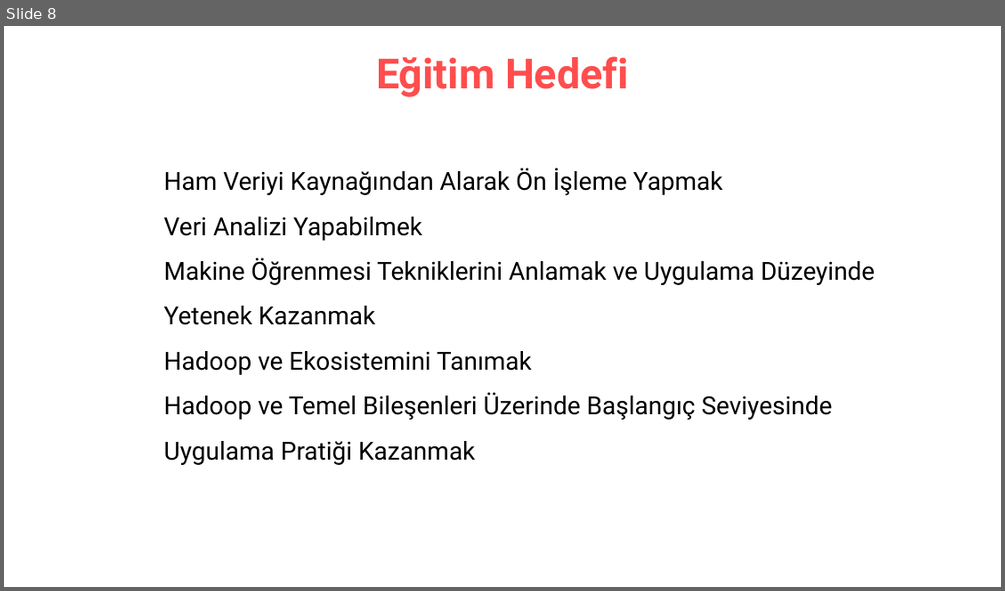
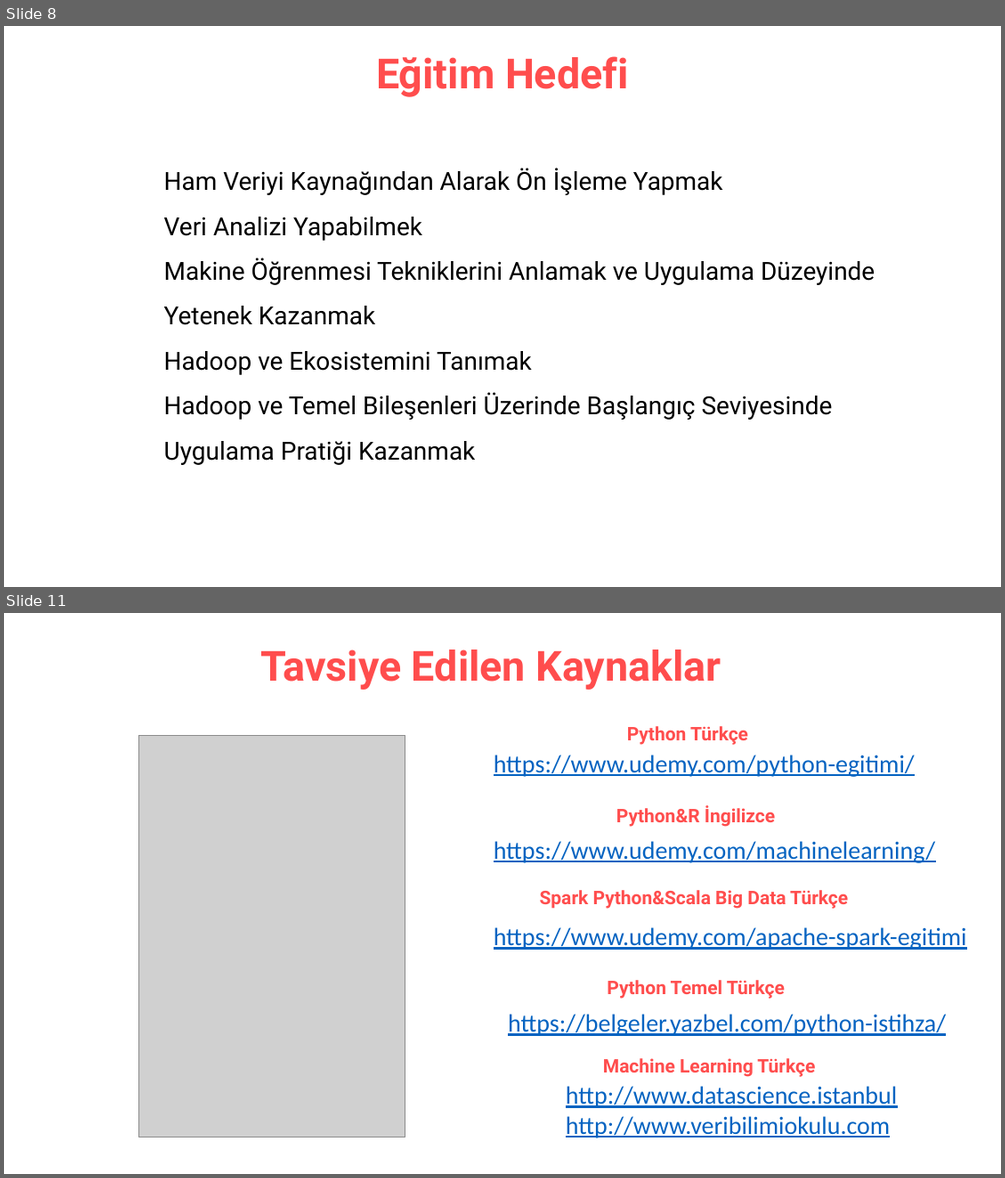
Before and after one commit to erkansirin78/preprocessing-analysis-ml-dl-big-data, a slide deck: acilis_sunumu.pptx. Shown one above the other, each under a label of ours: slide 8 before the commit, slides 8 and 11 after it; the slides between them are not shown. The pictures are 1005x591 and 1005x1178 pixels, drawn with LibreOffice and Linux fonts; fonts in the diff are those of the drawing; grey boxes stand for pictures. Boxes give left, top, right and bottom in pixels: in the first picture for what was removed or moved away, otherwise in the second. Text is boxed around its words. In the diff, an @@ line names an element or a change of style, - is before the commit and + after.

```diff
--- a/acilis_sunumu.pptx
+++ b/acilis_sunumu.pptx
@@ slide 11 added at <box>4,613,1001,1174</box>, background #FFFFFF @@
@@ title added at <box>260,649,721,690</box>, 40 pt, text #FF4D4D, bold @@
+Tavsiye Edilen Kaynaklar
@@ picture added at <box>139,735,405,1136</box> @@
@@ text added at <box>627,726,748,745</box>, 18 pt, text #FF4D4D, bold @@
+Python Türkçe
@@ text added at <box>494,755,914,777</box>, 24 pt, text #0563C1, underline @@
+https://www.udemy.com/python-egitimi/
@@ text added at <box>616,805,775,827</box>, 18 pt, text #FF4D4D, bold @@
+Python&R İngilizce
@@ text added at <box>494,841,935,863</box>, 24 pt, text #0563C1, underline @@
+https://www.udemy.com/machinelearning/
@@ text added at <box>540,890,848,908</box>, 18 pt, text #FF4D4D, bold @@
+Spark Python&Scala Big Data Türkçe
@@ text added at <box>494,927,967,949</box>, 24 pt, text #0563C1, underline @@
+https://www.udemy.com/apache-spark-egitimi
@@ text added at <box>607,980,785,998</box>, 18 pt, text #FF4D4D, bold @@
+Python Temel Türkçe
@@ text added at <box>508,1013,946,1036</box>, 24 pt, text #0563C1, underline @@
+https://belgeler.yazbel.com/python-istihza/
@@ text added at <box>603,1058,815,1077</box>, 18 pt, text #FF4D4D, bold @@
+Machine Learning Türkçe
@@ text added at <box>566,1086,897,1138</box>, 24 pt, text #0563C1, underline @@
+http://www.datascience.istanbul
+http://www.veribilimiokulu.com
```
Also in this commit, not shown: 1 slide changed, 2 other slides added, 16 other files.
